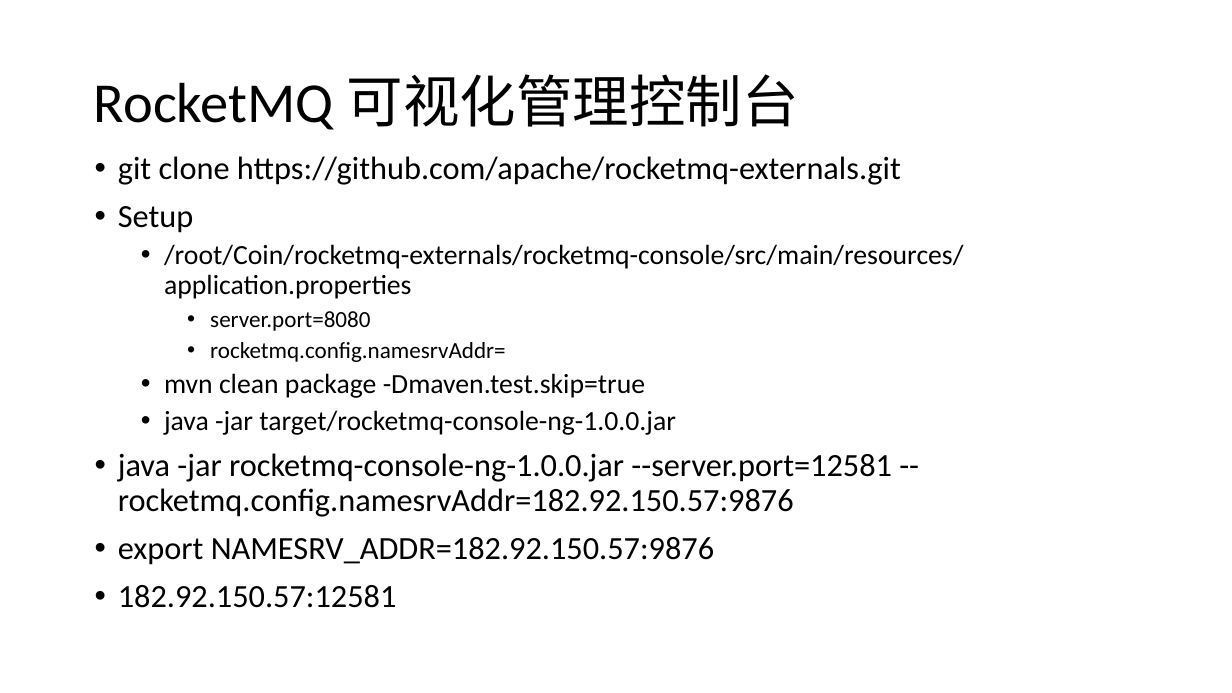
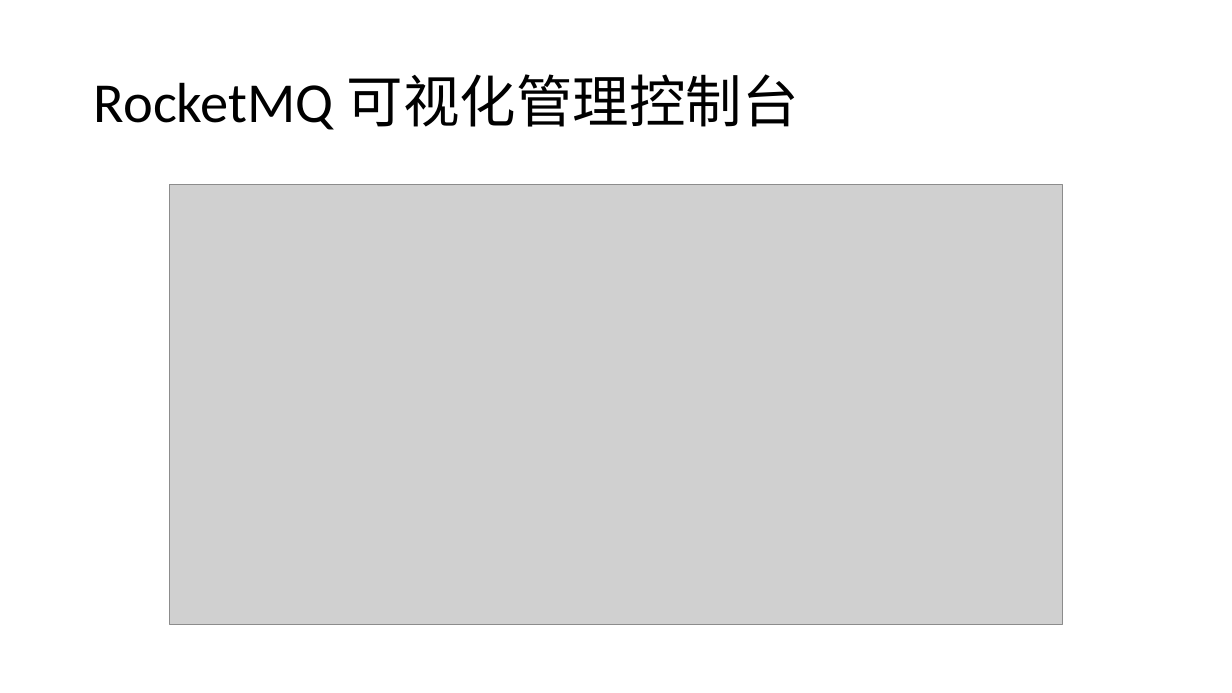
Before and after one commit to 1303575952/ExchangeAgg, a slide deck: slide 36 of doc/Coin.pptx (slide 9 before the commit). Drawn at 1232x693 pixels with LibreOffice and Linux fonts; fonts in the diff are those of the drawing; grey boxes stand for pictures. Boxes give left, top, right and bottom in pixels: in the first picture for what was removed or moved away, otherwise in the second. Text is boxed around its words. In the diff, an @@ line names an element or a change of style, - is before the commit and + after.

```diff
--- a/doc/Coin.pptx
+++ b/doc/Coin.pptx
@@ text removed at (118,156,963,608) @@
-• git clone https://github.com/apache/rocketmq-externals.git
-• Setup
-  • /root/Coin/rocketmq-externals/rocketmq-console/src/main/resources/application.properties
-    • server.port=8080
-    • rocketmq.config.namesrvAddr=
-  • mvn clean package -Dmaven.test.skip=true
-  • java -jar target/rocketmq-console-ng-1.0.0.jar
-• java -jar rocketmq-console-ng-1.0.0.jar --server.port=12581 --rocketmq.config.namesrvAddr=182.92.150.57:9876
-• export NAMESRV_ADDR=182.92.150.57:9876
-• 182.92.150.57:12581
@@ picture added at (170,185,1063,625) @@
```
Also in this commit, not shown: 6 other slides changed, 57 slides added, 22 slides removed, 1 other file.
